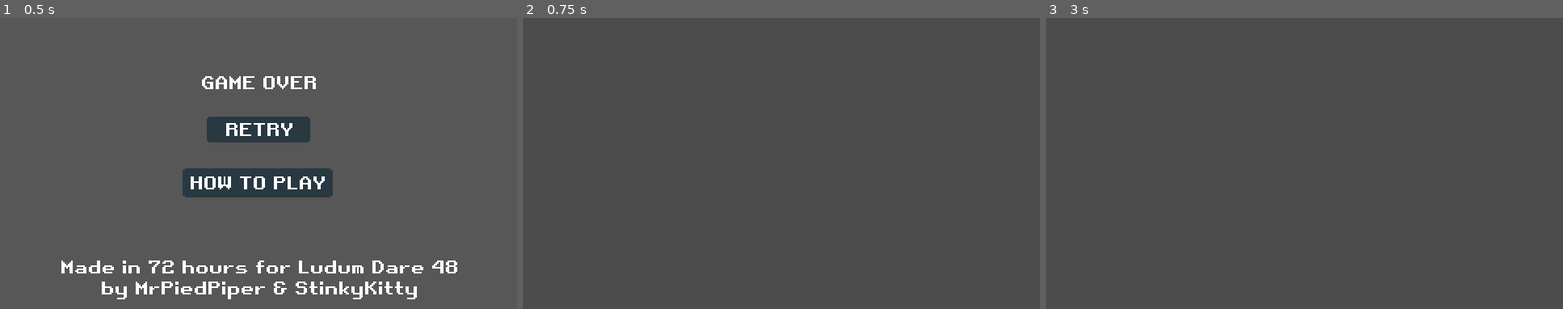
Above: before the commit, frames 1-3 (left to right).
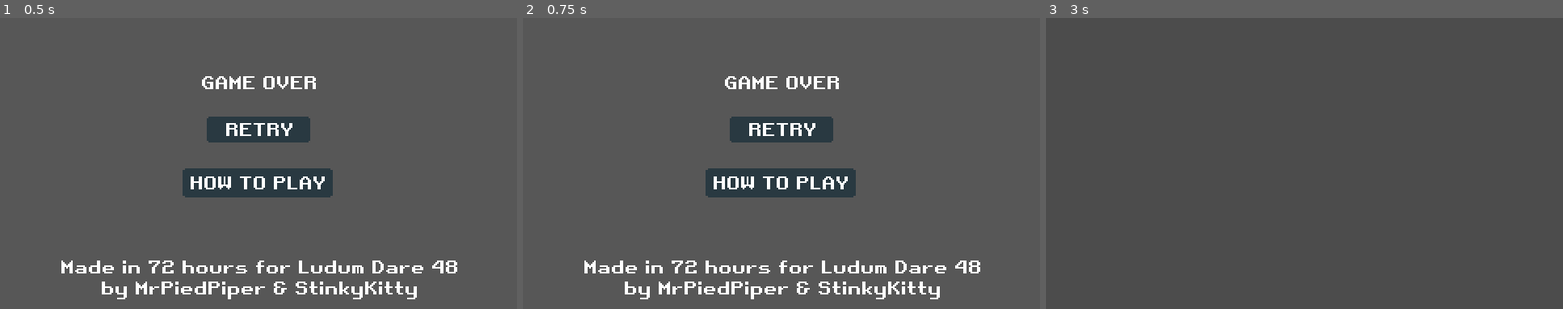
Above: after the commit, the same moments.

Repository: MrPiedPiper/LD48
Game: Godot game, scene res://DeathMenu.tscn
Same seed, same stepped clock (60 frames per second), same inputs: the game is played once before the commit and once after it. This scene is started directly instead of the project's main scene.
Inputs (mouse positions are in pixels of both pictures, inside the frame that each line leads up to):
- Up to frame 1 (0.5 s): no input
- Up to frame 2 (0.75 s): click "RETRY" at 0.5 s
- Up to frame 3 (3 s): click (1304, 128) at 1.25 s, where only the run after the commit has a clickable "RETRY"; click (1304, 128) at 2 s, where only the run after the commit has a clickable "RETRY"; click (1304, 183) at 2.77 s

Frame 1 is identical in both runs. In frame 2, 7.3% of the frame differs, in the area x 11-89%, y 20-97%; in frame 3, nothing differs.
Error after the commit: Attempt to call function 'add_child' in base 'null instance' on a null instance. (res://Menu.gd:32)

Commit message:
Export and add cover art

Diff:
--- a/Main/DialogScenes/DialogGroups/DialogGroups.tscn
+++ b/Main/DialogScenes/DialogGroups/DialogGroups.tscn
@@ -6,18 +6,8 @@
 [ext_resource path="res://fonts/retro_gaming/Retro Gaming.tres" type="DynamicFont" id=4]
 [ext_resource path="res://Main/DialogScenes/DialogBox/Characters/Characters.tscn" type="PackedScene" id=5]
 [ext_resource path="res://Main/DialogScenes/DialogGroups/TextTester.gd" type="Script" id=6]
-[ext_resource path="res://sprites/player_dialogue.png" type="Texture" id=7]
 [ext_resource path="res://Main/DialogScenes/DialogGroups/Dialogs.gd" type="Script" id=8]
-[ext_resource path="res://sprites/robot_dialogue.png" type="Texture" id=9]
 [ext_resource path="res://Main/DialogScenes/DialogItem/DialogItem.gd" type="Script" id=10]
-
-[sub_resource type="AtlasTexture" id=1]
-atlas = ExtResource( 7 )
-region = Rect2( 0, 0, 32, 32 )
-
-[sub_resource type="AtlasTexture" id=2]
-atlas = ExtResource( 9 )
-region = Rect2( 0, 0, 32, 32 )
 
 [node name="DialogGroups" type="Node"]
 script = ExtResource( 3 )
@@ -29,6 +19,13 @@
 [node name="Intro" parent="Dialogs" instance=ExtResource( 1 )]
 id = 0
 
+[node name="DialogItem40" type="Node" parent="Dialogs/Intro" instance=ExtResource( 2 )]
+script = ExtResource( 10 )
+dialog = "Hit [right-click] or [period] to progress dialogue"
+
+[node name="DialogItem41" parent="Dialogs/Intro" instance=ExtResource( 2 )]
+dialog = "Hit [backspace] to skip a section of dialogue"
+
 [node name="DialogItem" parent="Dialogs/Intro" instance=ExtResource( 2 )]
 dialog = "SOMEWHERE IN DEEP SPACE"
 
@@ -605,15 +602,13 @@
 
 [node name="DialogItem8" parent="Dialogs/PostBoss1" instance=ExtResource( 2 )]
 
-[node name="DialogItem9" type="Node" parent="Dialogs/PostBoss1" instance=ExtResource( 2 )]
-script = ExtResource( 10 )
+[node name="DialogItem9" parent="Dialogs/PostBoss1" instance=ExtResource( 2 )]
 dialog = "Thanks for playing our game!"
 speaking = 2
 left_id = 0
 right_id = 2
 
-[node name="DialogItem10" type="Node" parent="Dialogs/PostBoss1" instance=ExtResource( 2 )]
-script = ExtResource( 10 )
+[node name="DialogItem10" parent="Dialogs/PostBoss1" instance=ExtResource( 2 )]
 dialog = "-MrPiedPiper
 -StinkyKitty"
 speaking = 2
@@ -626,12 +621,8 @@
 script = ExtResource( 6 )
 chars = ExtResource( 5 )
 dialog_item_template = ExtResource( 2 )
-add_to_id = 3
-dialog = "-MrPiedPiper
--StinkyKitty"
-speaking = 2
-left_id = 0
-right_id = 2
+add_to_id = 0
+dialog = "Hit [right-click] or [period] to progress dialogue"
 
 [node name="DialogBox" type="Control" parent="Tools/TextTester"]
 anchor_top = 0.75
@@ -670,7 +661,6 @@
 grow_vertical = 0
 rect_min_size = Vector2( 64, 64 )
 mouse_filter = 2
-texture = SubResource( 1 )
 stretch_mode = 5
 __meta__ = {
 "_edit_lock_": true
@@ -685,7 +675,6 @@
 mouse_filter = 2
 size_flags_horizontal = 8
 size_flags_vertical = 8
-texture = SubResource( 2 )
 stretch_mode = 5
 flip_h = true
 __meta__ = {
@@ -708,19 +697,17 @@
 
 [node name="Dialog" type="RichTextLabel" parent="Tools/TextTester/DialogBox/DialogContainer"]
 margin_left = 80.0
-margin_top = 11.0
+margin_top = 6.0
 margin_right = 240.0
-margin_bottom = 33.0
+margin_bottom = 39.0
 rect_clip_content = false
 mouse_filter = 2
 size_flags_horizontal = 3
 size_flags_vertical = 4
 custom_fonts/normal_font = ExtResource( 4 )
 bbcode_enabled = true
-bbcode_text = "-MrPiedPiper
--StinkyKitty"
-text = "-MrPiedPiper
--StinkyKitty"
+bbcode_text = "Hit [right-click] or [period] to progress dialogue"
+text = "Hit [right-click] or [period] to progress dialogue"
 fit_content_height = true
 scroll_active = false
 
--- a/Menu.gd
+++ b/Menu.gd
@@ -20,9 +20,7 @@
 
 
 func _on_Play_button_up():
-	yield(get_tree(),"idle_frame")
-	resume_game()
-	close_menu()
+	get_tree().reload_current_scene()
 
 func _on_HowToPlayButton_button_up():
 	open_HowToPlay()
Not shown, added: LD PAGE/LD48_banner.png.import
Binary file added: LD PAGE/LD48_banner_big.png
Not shown, added: LD PAGE/LD48_banner_big.png.import
Binary file added: LD PAGE/ld48_1.ase
Binary file added: LD PAGE/ld48_1.png
Not shown, added: LD PAGE/ld48_1.png.import
Binary file added: LD PAGE/ld48_2.png
Not shown, added: LD PAGE/ld48_2.png.import
Not shown: 1 places in Main/DialogScenes/DialogGroups/DialogGroups.tscn that only renumber resources
Not shown, added: export_presets.cfg
